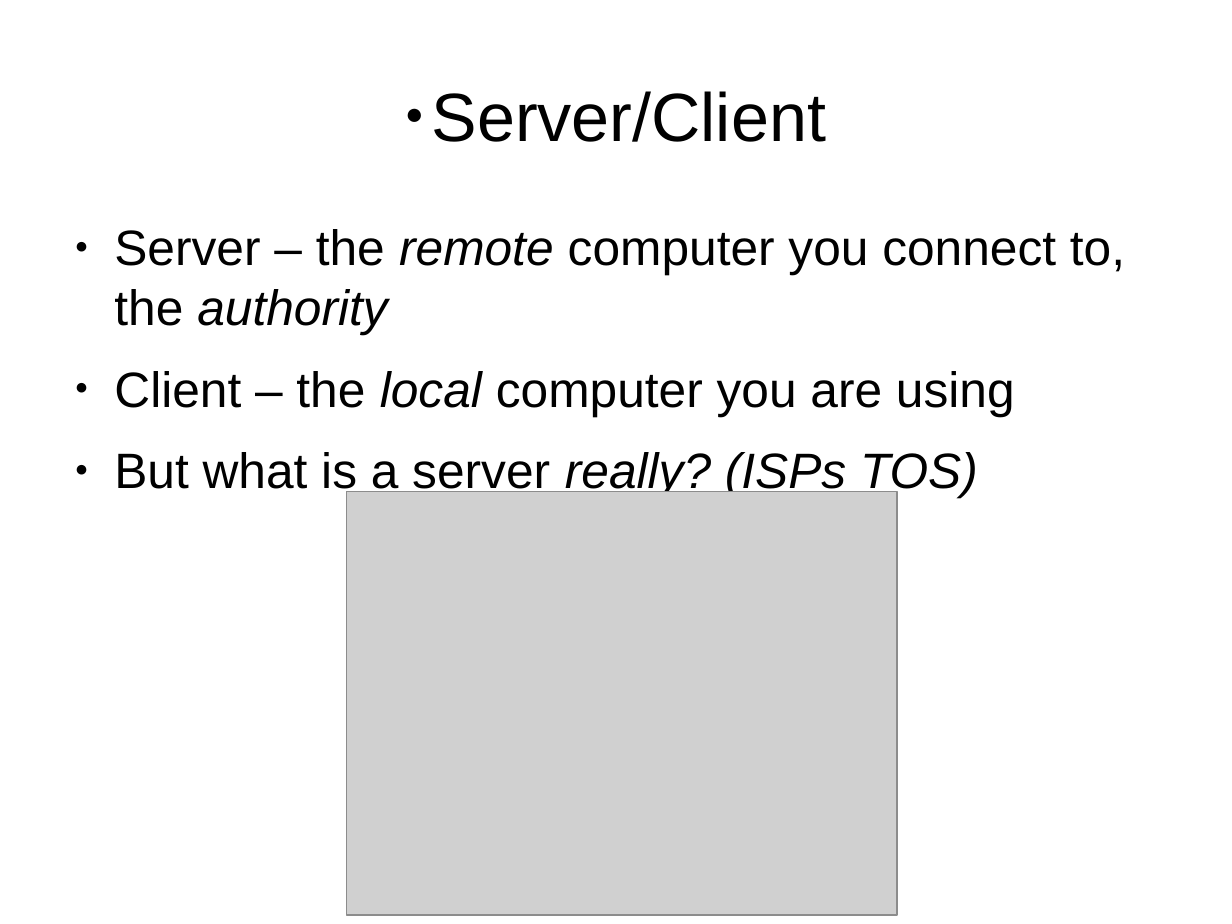
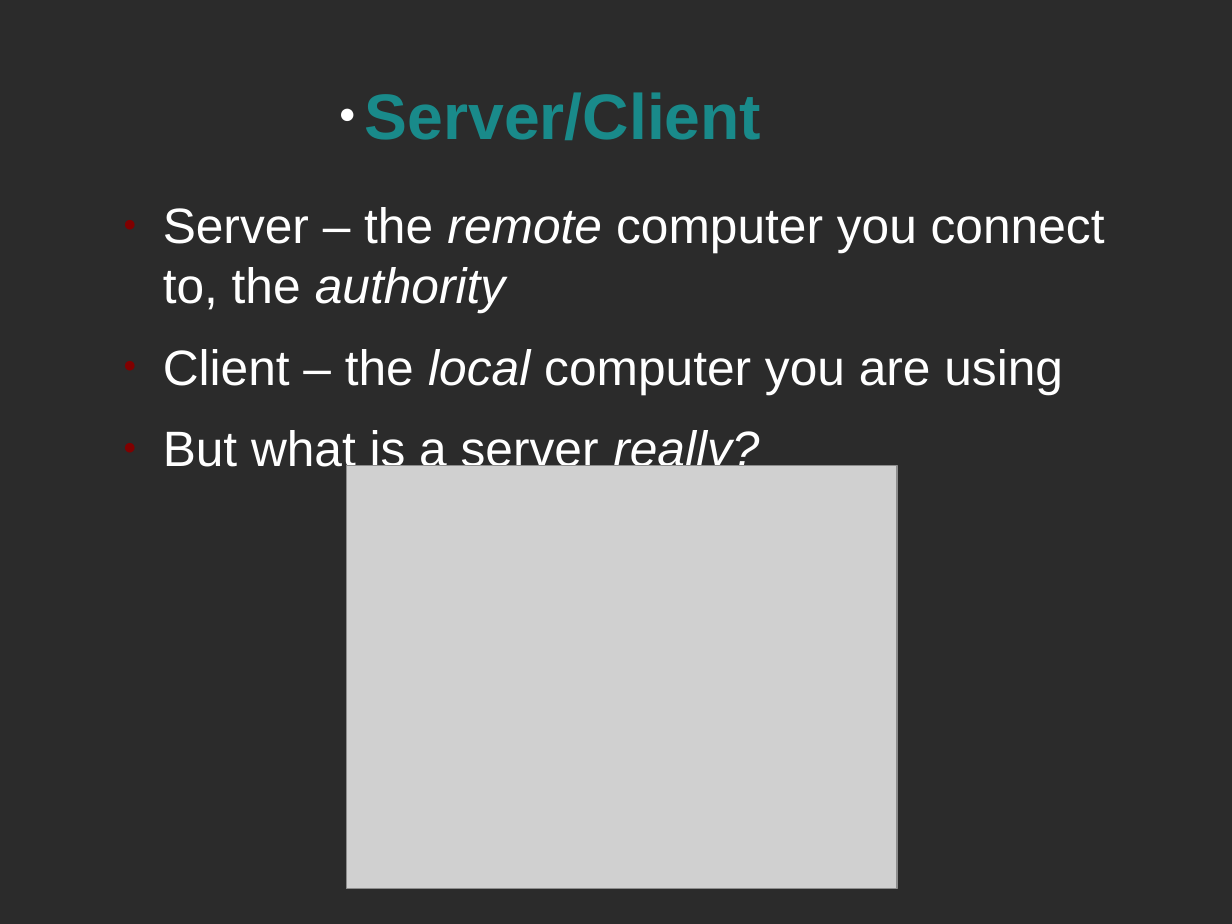
Before and after one commit to FredXCoders/HelloDojo, a slide deck: slide 10 of lessons/dojo-networking.odp. Drawn at 1232x924 pixels with LibreOffice and Linux fonts; fonts in the diff are those of the drawing; grey boxes stand for pictures; background and template pictures are left out; a plain dark background stands for a picture behind light text. Boxes give left, top, right and bottom in pixels: in the first picture for what was removed or moved away, otherwise in the second. Text is boxed around its words. In the diff, an @@ line names an element or a change of style, - is before the commit and + after.

```diff
--- a/lessons/dojo-networking.odp
+++ b/lessons/dojo-networking.odp
@@ background #FFFFFF to picture (left out) @@
@@ title "Server/Client": place and size @@
-title "Server/Client" at bbox=[432, 91, 826, 142]
+title "Server/Client" at bbox=[365, 92, 761, 140]
@@ title "Server/Client" at bbox=[365, 92, 761, 140]: size 44 to 41.4 pt, text colour #000000 to #198A8A, bold on; bullet colour #000000 to #FFFFFF @@
@@ text "Server – the remote computer ...": place and size @@
-text "Server – the remote computer ..." at bbox=[114, 229, 1125, 498]
+text "Server – the remote computer ..." at bbox=[163, 207, 1105, 476]
@@ text at bbox=[163, 207, 1105, 394]: text colour #000000 to #FFFFFF in "Server – the remote computer you connect ...", "Client – the local computer you are ..."; bullet colour #000000 to #800000 @@
@@ text at bbox=[163, 430, 759, 476]: text changed; text colour #000000 to #FFFFFF @@
-● But what is a server really? (ISPs TOS)
+● But what is a server really?
@@ picture: place and size @@
-picture at bbox=[347, 492, 898, 916]
+picture at bbox=[347, 465, 898, 889]
```
Also in this commit, not shown: 14 other slides changed, 1 slide removed, 4 other files.
